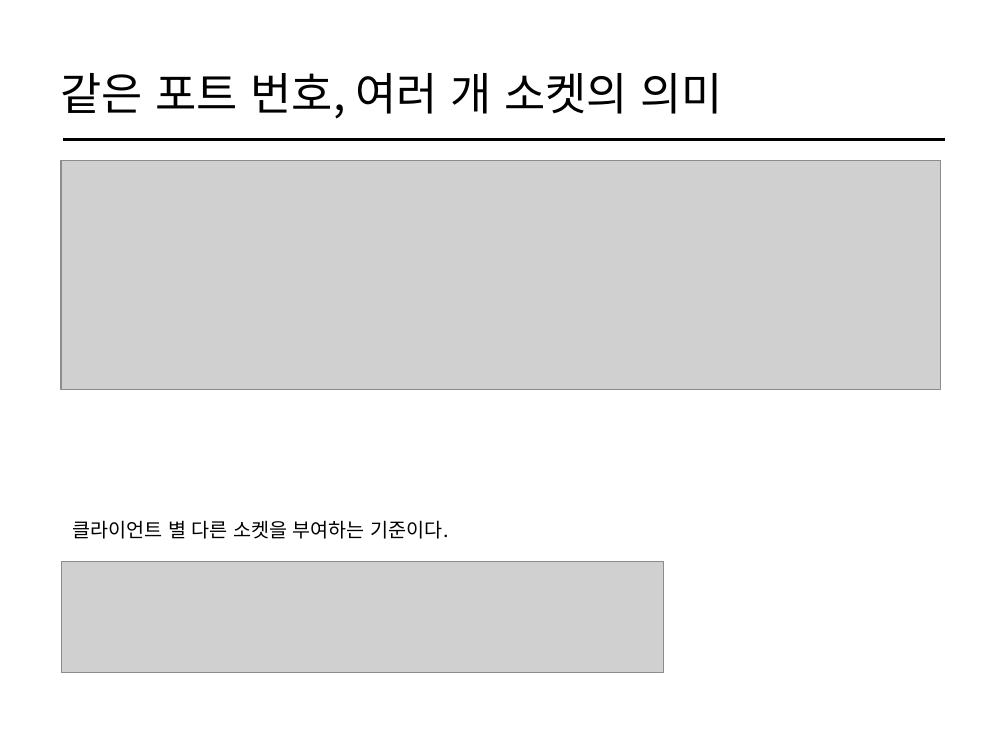
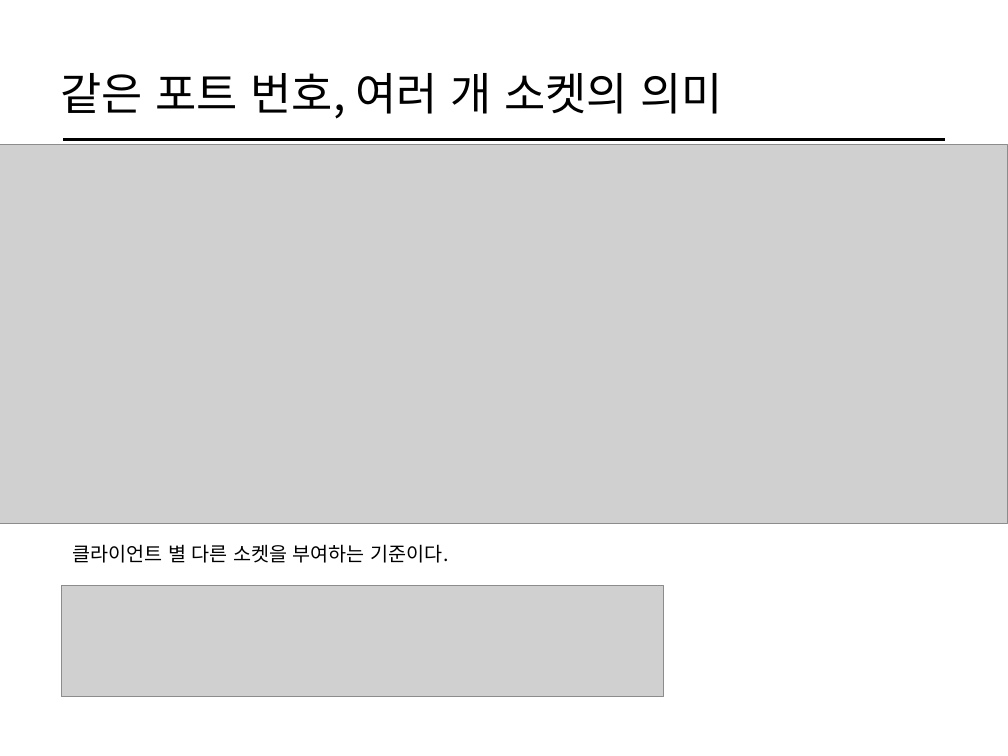
Before and after one commit to cs-study-org/cs-study, a slide deck: slide 9 of 16/yongki/WebServer.pptx. Drawn at 1008x756 pixels with LibreOffice and Linux fonts; fonts in the diff are those of the drawing; grey boxes stand for pictures. Boxes give left, top, right and bottom in pixels: in the first picture for what was removed or moved away, otherwise in the second. Text is boxed around its words. In the diff, an @@ line names an element or a change of style, - is before the commit and + after.

```diff
--- a/16/yongki/WebServer.pptx
+++ b/16/yongki/WebServer.pptx
@@ picture: place and size @@
-picture at (61, 161, 940, 390)
+picture at (0, 144, 1008, 523)
@@ text "클라이언트 별 다른 소켓을 부여하는 ...": place and size @@
-text "클라이언트 별 다른 소켓을 부여하는 ..." at (72, 520, 449, 539)
+text "클라이언트 별 다른 소켓을 부여하는 ..." at (72, 544, 449, 563)
@@ picture: place and size @@
-picture at (61, 561, 664, 672)
+picture at (61, 586, 664, 697)
```
Also in this commit, not shown: 4 other slides changed, 1 slide added, 1 slide removed, 2 other files.
